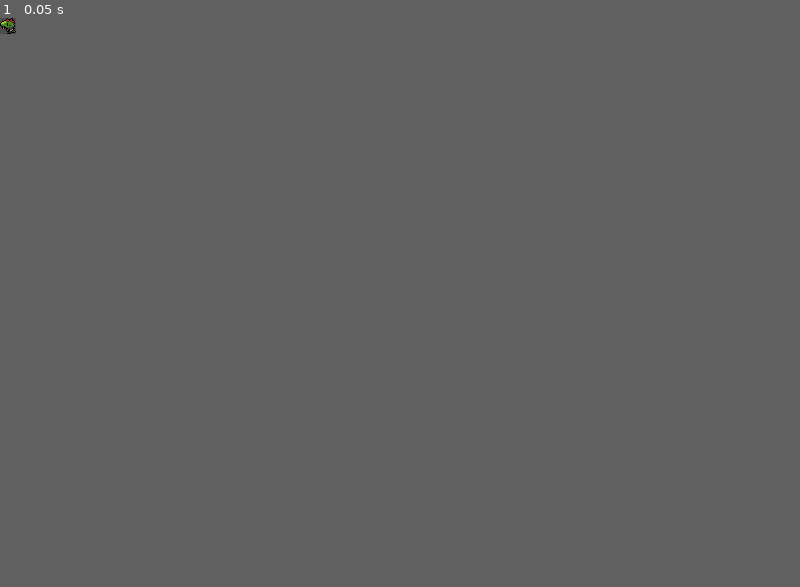
Above: before the commit, frame 1.
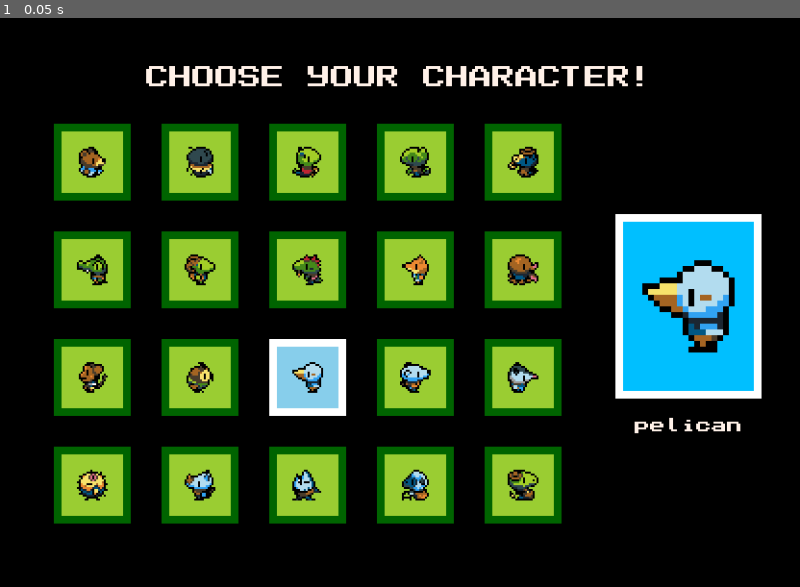
Above: after the commit, the same moment.

Repository: pilsef/drawing-nl
Game: Godot game, scene res://Root.tscn
Same seed, same stepped clock (60 frames per second), same inputs: the game is played once before the commit and once after it.
Inputs:
- Up to frame 1 (0.05 s): no input
In our replay, the window is 16x16 before the commit and 800x569 after it. These sizes can differ from the game's own. Grey fills any space a smaller window leaves; there, only what the larger window draws over its background counts as a difference.

The runs differ from the first frame. In frame 1, 33% of the frame differs, in the area x 0-96%, y 0-89%.

Commit message:
rename for clarity

Diff:
--- a/LoadUtil.gd
+++ b/LoadUtil.gd
@@ -1,9 +1,9 @@
 class_name LoadUtil
 
-static func load_pngs_at(path:String):
+static func load_pngs_at(path:String) -> Array:
 	return load_files_at_with_extension(path, ".png")
 
-static func load_files_at_with_extension(path, extension):
+static func load_files_at_with_extension(path, extension) -> Array:
 	var dir = DirAccess.open(path)
 	if !dir:
 		return []
--- a/Root.tscn
+++ b/Root.tscn
@@ -1,11 +1,13 @@
-[gd_scene load_steps=4 format=3 uid="uid://dsrjwy4mgqm0f"]
+[gd_scene load_steps=5 format=3 uid="uid://dsrjwy4mgqm0f"]
 
 [ext_resource type="Script" path="res://Boot.gd" id="1_i05s4"]
-[ext_resource type="Script" path="res://fn/FnGu.gd" id="2_iohis"]
+[ext_resource type="Script" path="res://fn/examples/FnGuCharacterSelection.gd" id="2_xyx1d"]
+[ext_resource type="Texture2D" uid="uid://dwhg302a5vugv" path="res://tex/animals/pelican.png" id="3_s707b"]
 
-[sub_resource type="Resource" id="Resource_rp772"]
-script = ExtResource("2_iohis")
+[sub_resource type="Resource" id="Resource_aqjke"]
+script = ExtResource("2_xyx1d")
+tex_animal_selected = ExtResource("3_s707b")
 
 [node name="Root" type="Node2D"]
 script = ExtResource("1_i05s4")
-rq_gu_root = SubResource("Resource_rp772")
+rq_gu_root = SubResource("Resource_aqjke")
--- a/fn/FnGu.gd
+++ b/fn/FnGu.gd
@@ -3,7 +3,7 @@
 class_name FnGu
 
 func exec():
-	return img(load("res://tex/animals/dragon.png")).exec()
+	return img(load("res://tex/animals/croc.png")).exec()
 
 static func bordered(color:Color, width:int, rq_gu:Fn = null):
 	var rq_bordered = FnGuBordered.new()
@@ -80,12 +80,12 @@
 	return chained(arr_text, FnGuFromTextd, rq_decorated_unbound, pos, dir)
 
 static func chained(
-	arr_baselem:Array, class_baselem, rq_decorated_unbound:Fn,
+	arr_baselem:Array, fn_gu_from_baselem, rq_decorated_unbound:Fn,
 	pos = Pos.TOP_RIGHT, dir = Dir.DOWN_RIGHT
 ) -> Fn:
 	var rq_chain = FnGuChainDecorated.new()
 	rq_chain.arr_baselem = arr_baselem
-	rq_chain.class_baselem = class_baselem
+	rq_chain.fn_gu_from_baselem = fn_gu_from_baselem
 	rq_chain.rq_decorated_unbound = rq_decorated_unbound
 	rq_chain.pos = pos
 	rq_chain.dir = dir
@@ -123,14 +123,14 @@
 	)
 
 static func chained_2d(
-	arr_baselem:Array, class_baselem, rq_decorated_unbound:Fn, breadth_1d = 3,
+	arr_baselem:Array, fn_gu_from_baselem, rq_decorated_unbound:Fn, breadth_1d = 3,
 	pos_1d = Pos.TOP_RIGHT, dir_1d = Dir.DOWN_RIGHT,
 	pos_2d = Pos.BOTTOM_LEFT, dir_2d = Dir.DOWN_RIGHT
 ) -> Fn:
 
 	var rq_chain_2d = FnGuChain2dDecorated.new()
 	rq_chain_2d.arr_baselem = arr_baselem
-	rq_chain_2d.class_baselem = class_baselem
+	rq_chain_2d.fn_gu_from_baselem = fn_gu_from_baselem
 	rq_chain_2d.rq_decorated_unbound = rq_decorated_unbound
 	rq_chain_2d.breadth_1d = breadth_1d
 	rq_chain_2d.pos_1d = pos_1d
--- a/fn/FnGuChain2dDecorated.gd
+++ b/fn/FnGuChain2dDecorated.gd
@@ -3,7 +3,7 @@
 class_name FnGuChain2dDecorated
 
 @export var arr_baselem = []
-@export var class_baselem : GDScript
+@export var fn_gu_from_baselem = null
 @export var rq_decorated_unbound : Fn
 
 @export var pos_1d = Pos.TOP_RIGHT
@@ -18,7 +18,7 @@
 	var rq_chain = FnGuChain2d.new()
 
 	for baselem in arr_baselem:
-		var rq_decorated = FnGuChainDecorated.build_rq(baselem, class_baselem, rq_decorated_unbound)
+		var rq_decorated = FnGuChainDecorated.build_rq(baselem, fn_gu_from_baselem, rq_decorated_unbound)
 		rq_chain.arr_rq_gu.append(rq_decorated)
 
 	#rq_chain.pos_1d_next_rel = dir_to_pos_next_rel(dir_1d)
--- a/fn/FnGuChainDecorated.gd
+++ b/fn/FnGuChainDecorated.gd
@@ -6,7 +6,7 @@
 @export var dir = Dir.DOWN_RIGHT
 
 @export var arr_baselem = []
-@export var class_baselem : GDScript
+@export var fn_gu_from_baselem : GDScript
 @export var rq_decorated_unbound : Fn
 
 func exec():
@@ -16,7 +16,7 @@
 	rq_gu_chain.dir_next = dir
 
 	for baselem in arr_baselem:
-		var rq_gu = build_rq(baselem, class_baselem, rq_decorated_unbound)
+		var rq_gu = build_rq(baselem, fn_gu_from_baselem, rq_decorated_unbound)
 		rq_gu_chain.arr_rq_gu.append(rq_gu)
 
 	return rq_gu_chain.exec()
@@ -24,8 +24,8 @@
 #static func dir_to_pos_next_rel(dir:Vector2):
 	#return (dir + Vector2(1,1)) * 0.5
 
-static func build_rq(baselem, class_baselem, rq_decorated_unbound):
-	var rq_base = class_baselem.new()
+static func build_rq(baselem, fn_gu_from_baselem, rq_decorated_unbound):
+	var rq_base = fn_gu_from_baselem.new()
 	assign_baselem(rq_base, baselem)
 
 	var rq_decorated = rq_decorated_unbound.duplicate(true)
--- a/fn/examples/FnGuCharacterSelection.gd
+++ b/fn/examples/FnGuCharacterSelection.gd
@@ -6,13 +6,9 @@
 
 func exec():
 
-	var arr_tex_animals = LoadUtil.load_pngs_at("res://tex/animals/")
-
-	var arr_rq_animals = []
-	for tex_animal in arr_tex_animals:
-		var rq_animal = get_rq_animal(tex_animal, tex_animal_selected)
-		arr_rq_animals.append(rq_animal)
-
+	var arr_rq_animals = LoadUtil.load_pngs_at("res://tex/animals/").map(
+		func(tex): return get_rq_animal(tex, tex_animal_selected)
+	)
 	var rq_animals = chained_rq_2d(arr_rq_animals, 5)
 
 	var name = tex_animal_selected.resource_path.get_file().get_basename()
